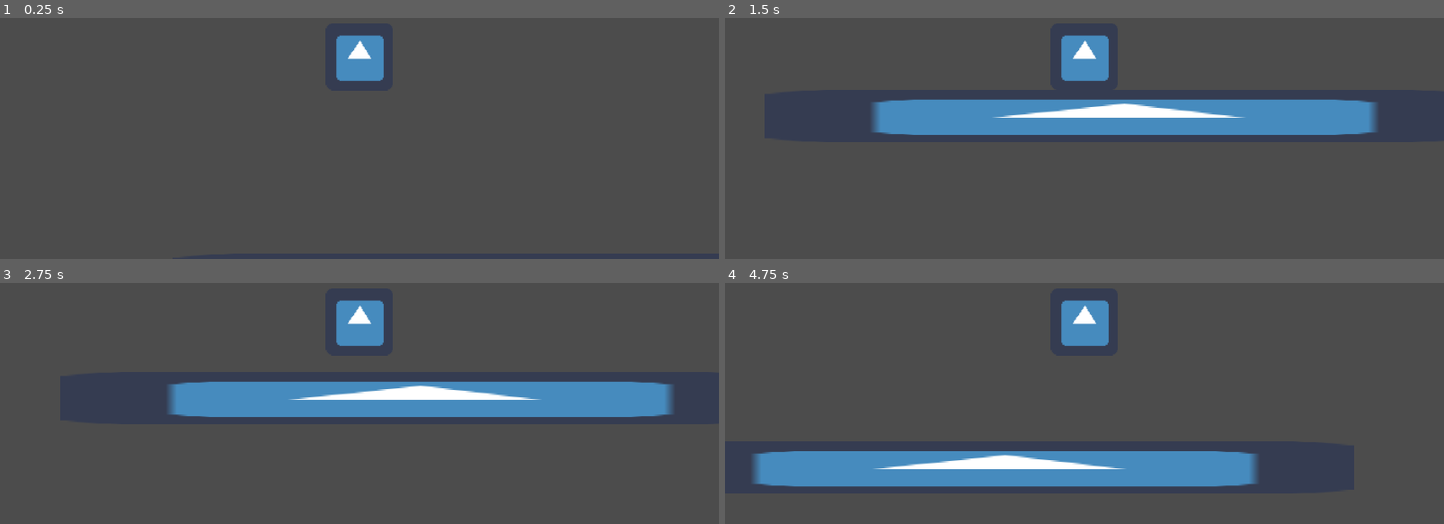
Above: before the commit, frames 1-4 (two rows, left to right).
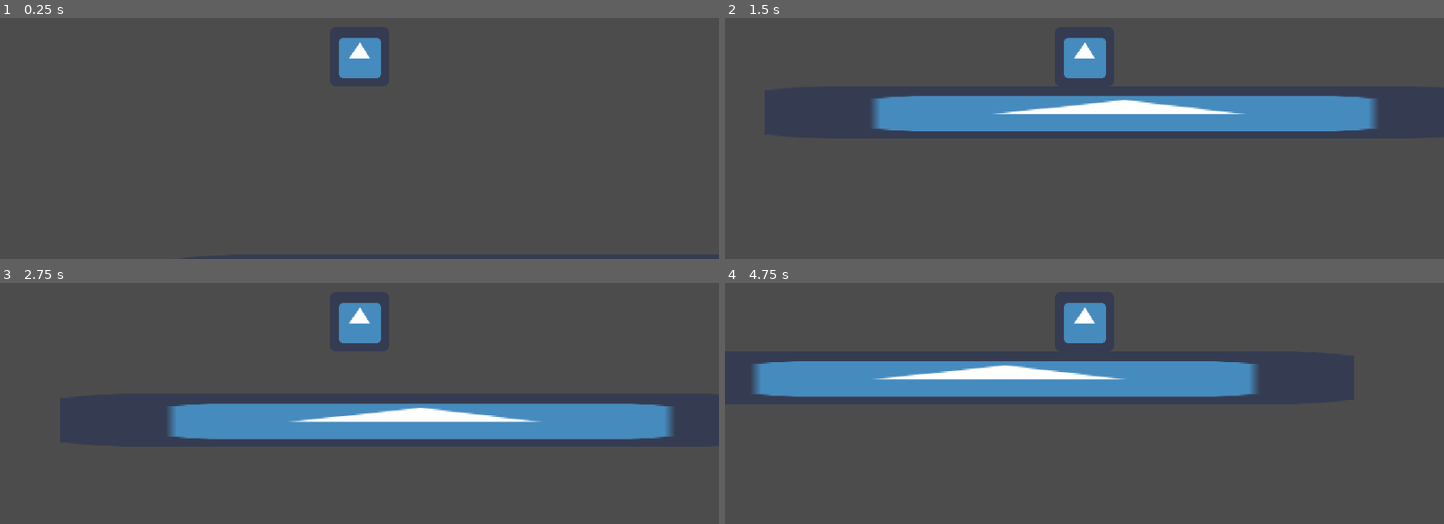
Above: after the commit, the same moments.

Repository: GamuxUnicamp/GameD3V_JAM_2019
Game: Godot game, scene res://Scenes/Temp/LevelTest.tscn
The game is run twice, just before and just after one commit, with the same random seed, the same clock (stepped at 60 frames per second) and the same inputs. The project has no main scene, so this scene is started directly. The engine's default icon, where the game draws it, is replaced by a stand-in: a white triangle on a blue panel in a dark square.
Inputs:
- Up to frame 1 (0.25 s): no input
- Up to frame 2 (1.5 s): hold Right (ui_right) from 0.53 s (still down); tap Up (ui_up) at 0.77 s
- Up to frame 3 (2.75 s): tap Up (ui_up) at 1.52 s; release Right (ui_right) at 2.03 s; hold Left (ui_left) from 2.03 s (still down)
- Up to frame 4 (4.75 s): release Left (ui_left) at 2.78 s; hold Right (ui_right) 2.78-4.28 s; tap Up (ui_up) at 3.02, 3.77, 4.52 s; hold Left (ui_left) from 4.28 s (still down)

The runs differ from the first frame. In frame 1, 0.3% of the frame differs, in the area x 46-54%, y 7-27%; in frame 2, 3.9%; in frame 3, 14%; in frame 4, 21%, in the area x 3-75%, y 7-85%.

Commit message:
ajeitei tela

Diff:
--- a/Scenes/Actors/Player/Player.gd
+++ b/Scenes/Actors/Player/Player.gd
@@ -5,7 +5,7 @@
 # var b = "text"
 export(int) var WALKSPEED = 200
 export(int) var JUMPSPEED = 200
-export(int) var GRAVITY = 300
+export(int) var GRAVITY = 250
 
 var snap_vector = Vector2(0,1)
 var floor_normal = Vector2(0,-1)
--- a/Scenes/Actors/Player/Player.tscn
+++ b/Scenes/Actors/Player/Player.tscn
@@ -4,13 +4,13 @@
 [ext_resource path="res://icon.png" type="Texture" id=2]
 
 [sub_resource type="RectangleShape2D" id=1]
-extents = Vector2( 47.4356, 47.8206 )
+extents = Vector2( 41.8122, 42.6683 )
 
 [node name="Player" type="KinematicBody2D"]
 script = ExtResource( 1 )
 
 [node name="Sprite" type="Sprite" parent="."]
-scale = Vector2( 1.5, 1.5 )
+scale = Vector2( 1.333, 1.333 )
 texture = ExtResource( 2 )
 
 [node name="CollisionShape2D" type="CollisionShape2D" parent="."]
